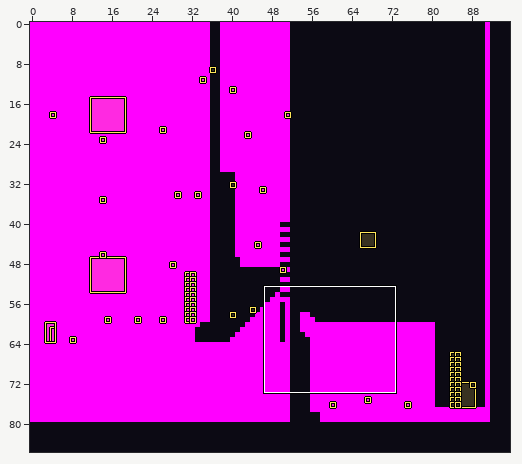
LDtk project -- claude/assets/levels/awdjoo-1-3.ldtk. Above, an overview of the earlier version with the close-up marked.
Close-up. Before the edit:
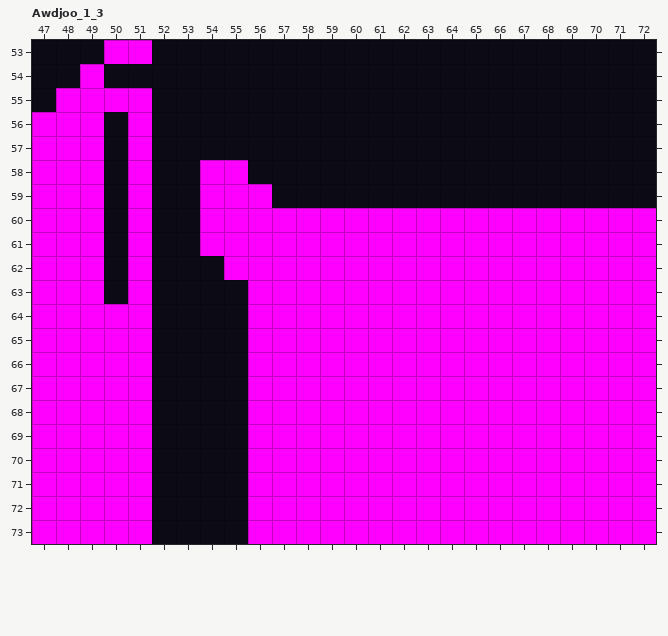
Cells are 16x16 px. Shown: Awdjoo_1_3 x 47..72, y 53..73. The commit also changed other parts of the map, which this record leaves out. The old version is drawn lined up with the new one.
After the commit:
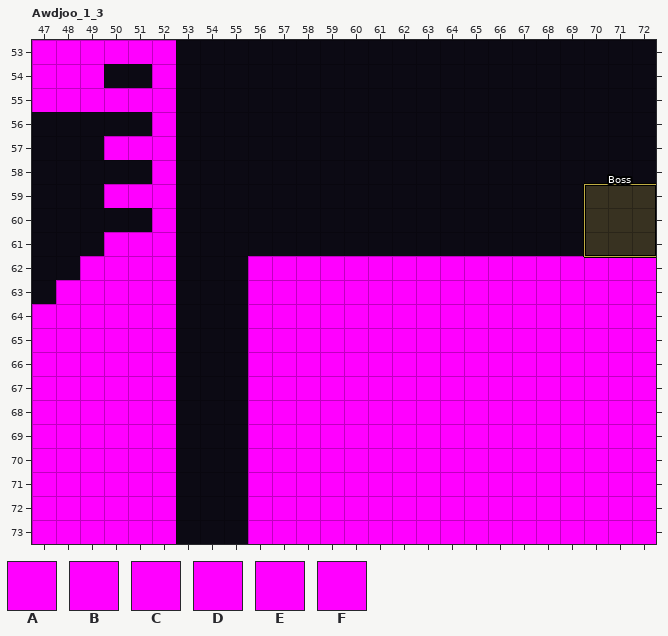
Key: from "Collision": A 1, B 4, C 5; from "Skin": D 2, E 3, F 9.
_ is an empty cell.
Objects are placed by their top-left corner, in cells (3,4 is the top-left corner of cell 3,4); size is 1x1 cell unless given.
Diff:
map size 92x80 -> 96x86 cells
Layer "Entities":
added: "Boss" rectangle at 70,59 size 3x3
Layer "Skin":
y 53: x 47..49 ___ -> FFF
y 54: x 47..48 __ -> FF
y 55: x 47 _ -> F
y 57: x 50 _ -> E
y 59: x 50 _ -> E
y 60: x 56..72 DDDDDDDDDDDDDDDDD -> _________________
y 61: x 50 _ -> E; x 56..72 DDDDDDDDDDDDDDDDD -> _________________
Layer "Collision":
y 53: x 47..49 ___ -> AAA; x 52 _ -> A
y 54: x 47..48 __ -> AA; x 52 _ -> A
y 55: x 47 _ -> A; x 52 _ -> A
y 56: x 47..49 CAA -> ___; x 51..52 A_ -> _A
y 57: x 47..50 AAA_ -> ___D; x 52 _ -> A
y 58: x 47..49 AAA -> ___; x 51..52 A_ -> _A; x 54..55 AA -> __
y 59: x 47..50 AAA_ -> ___D; x 52 _ -> A; x 54..56 AAB -> ___
y 60: x 47..49 AAA -> ___; x 51..52 A_ -> _A; x 54..57 AAAB -> ____
y 61: x 47..50 AAA_ -> ___D; x 52 _ -> A; x 54..58 AAAAB -> _____
y 62: x 47..48 AA -> __; x 50 _ -> A; x 52 _ -> A; x 55 A -> _; x 70..72 AAA -> ___
y 63: x 47 A -> _; x 50 _ -> A; x 52 _ -> A
y 64..73: x 52 _ -> A
